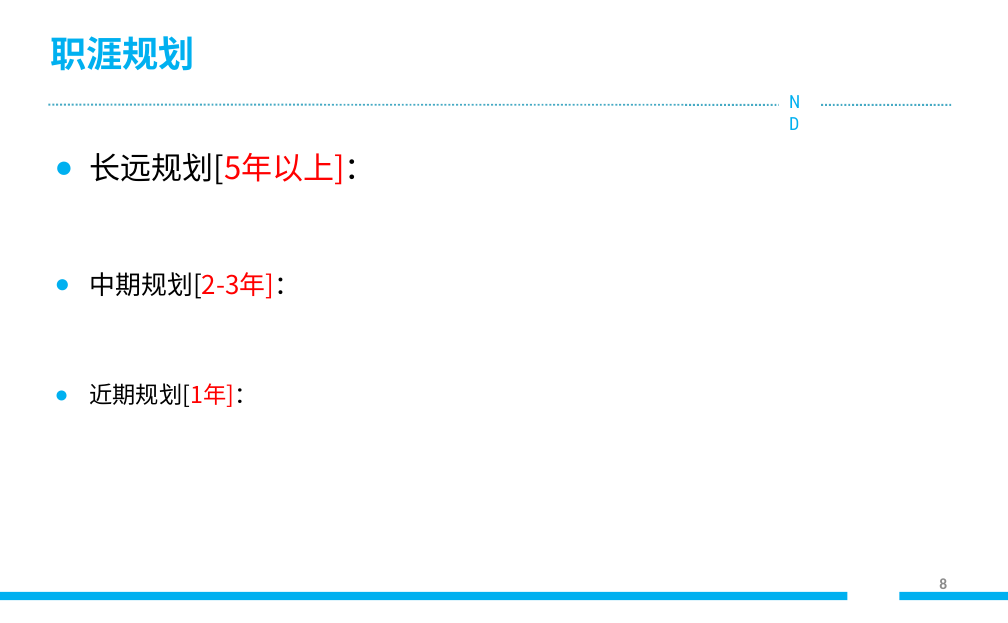
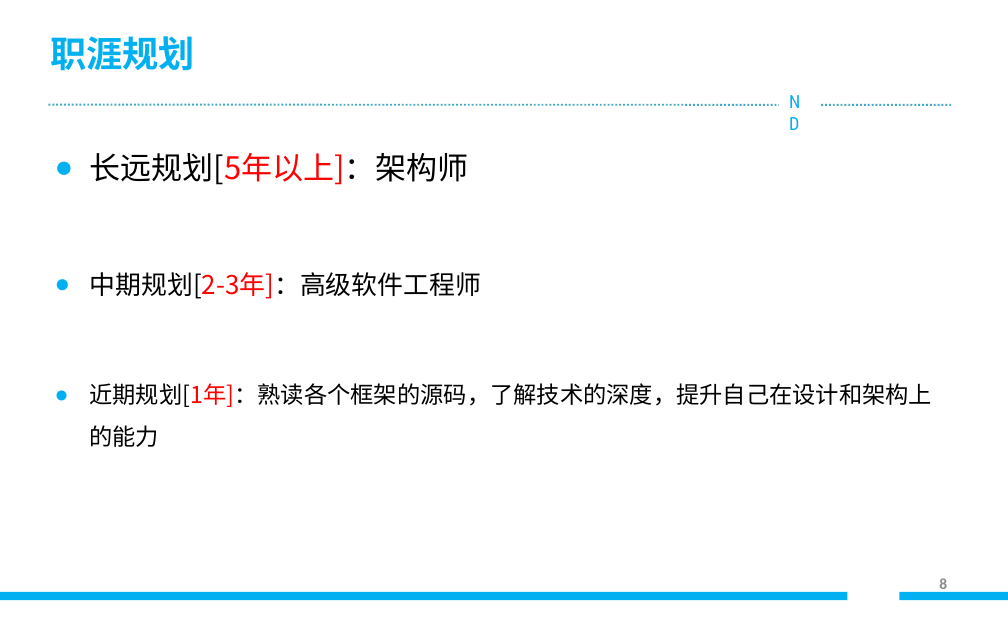
Before and after one commit to fzdxyhr/project_for_word, a slide deck: slide 8 of 员工晋升陈述材料_6级及以下(1).pptx. Drawn at 1008x623 pixels with LibreOffice and Linux fonts; fonts in the diff are those of the drawing; background and template pictures are left out. Boxes give left, top, right and bottom in pixels: in the first picture for what was removed or moved away, otherwise in the second. Text is boxed around its words. In the diff, an @@ line names an element or a change of style, - is before the commit and + after.

```diff
--- a/员工晋升陈述材料_6级及以下(1).pptx
+++ b/员工晋升陈述材料_6级及以下(1).pptx
@@ text at [89,153,932,447]: text changed; size 24 to 18 pt @@
-● 长远规划[5年以上]：
-● 中期规划[2-3年]：
-● 近期规划[1年]：
+● 长远规划[5年以上]：架构师
+● 中期规划[2-3年]：高级软件工程师
+● 近期规划[1年]：熟读各个框架的源码，了解技术的深度，提升自己在设计和架构上的能力
```
Also in this commit, not shown: 5 other slides changed.
